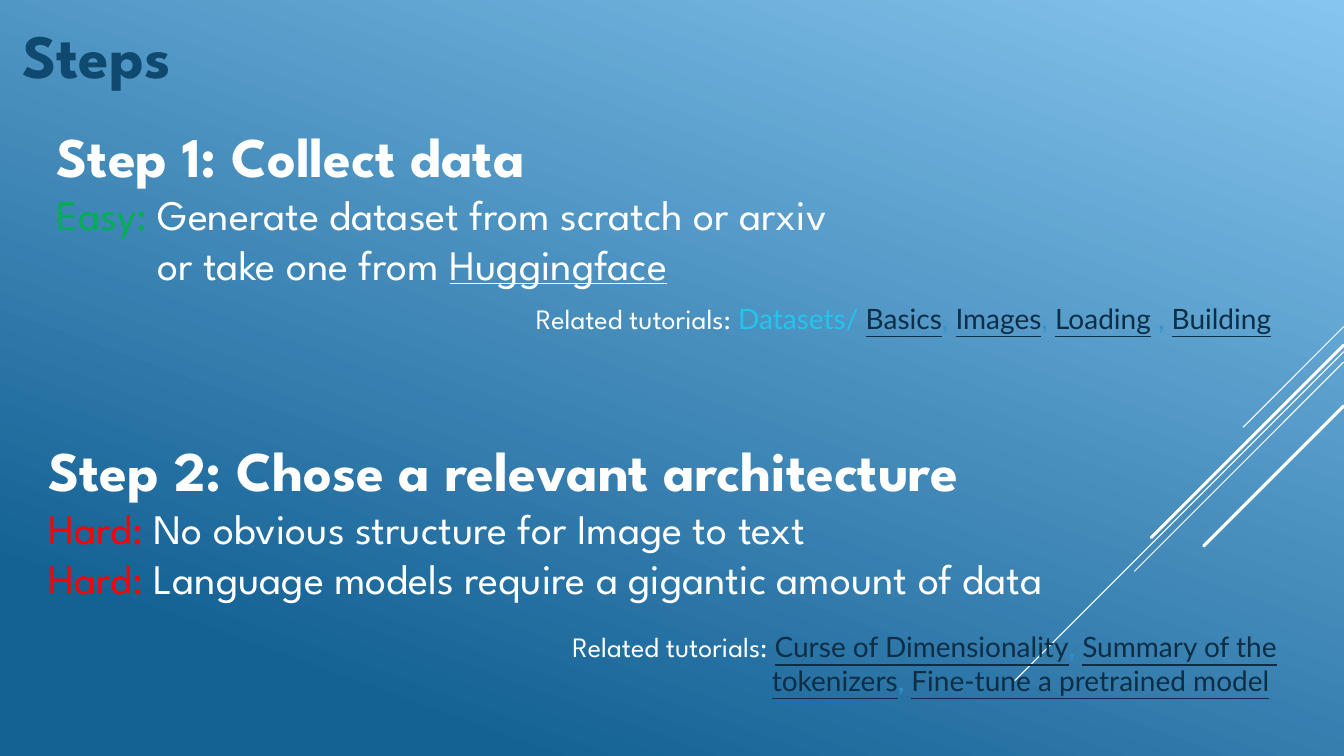
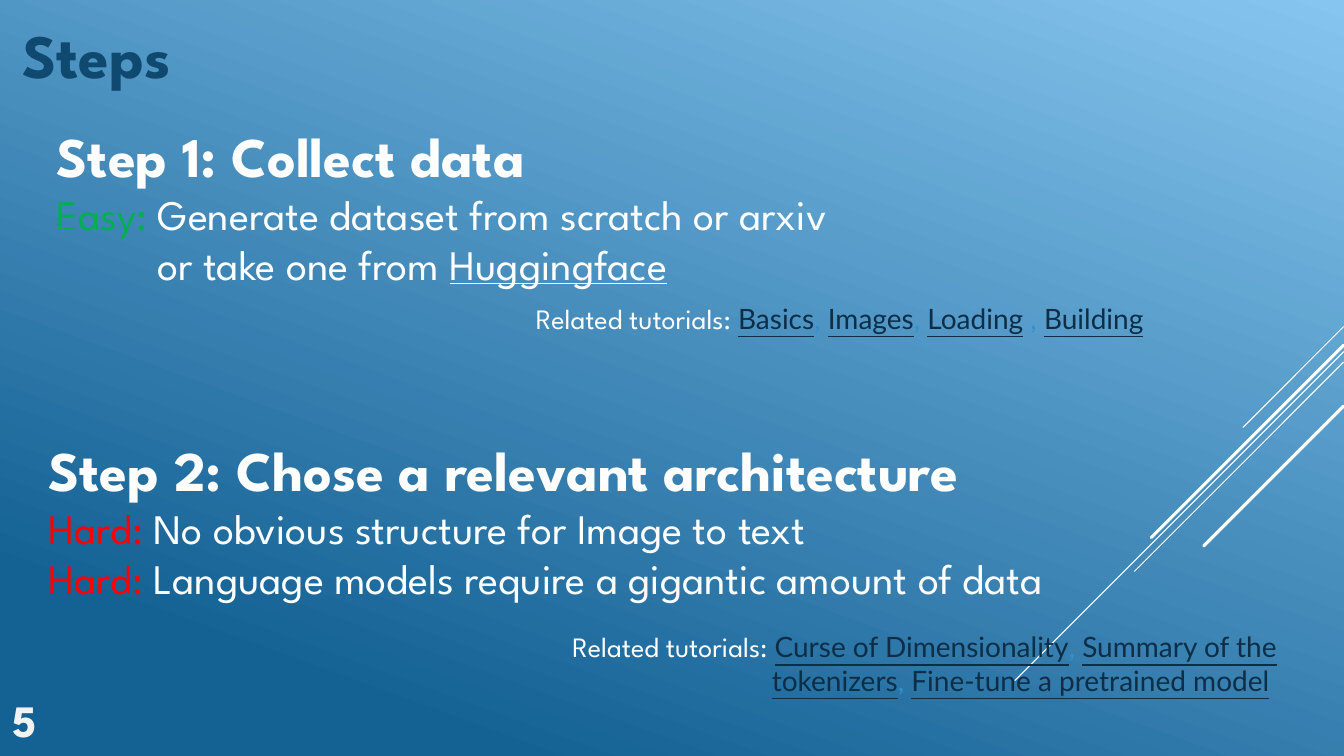
Before and after one commit to GeckSpy/IPdf2Latex, a slide deck: slide 5 of Presentation/Final presentation.pptx. Drawn at 1344x756 pixels with LibreOffice and Linux fonts; fonts in the diff are those of the drawing. Boxes give left, top, right and bottom in pixels: in the first picture for what was removed or moved away, otherwise in the second. Text is boxed around its words. In the diff, an @@ line names an element or a change of style, - is before the commit and + after.

```diff
--- a/Presentation/Final presentation.pptx
+++ b/Presentation/Final presentation.pptx
@@ text at [536,308,1143,334]: text changed @@
-Related tutorials: Datasets/ Basics, Images, Loading , Building
+Related tutorials: Basics, Images, Loading , Building
@@ text added at [13,707,37,738], 32 pt, text #F2F2F2, bold @@
+5
```
Also in this commit, not shown: 17 other slides changed, 2 slides added, 1 slide removed, 2 other files.
